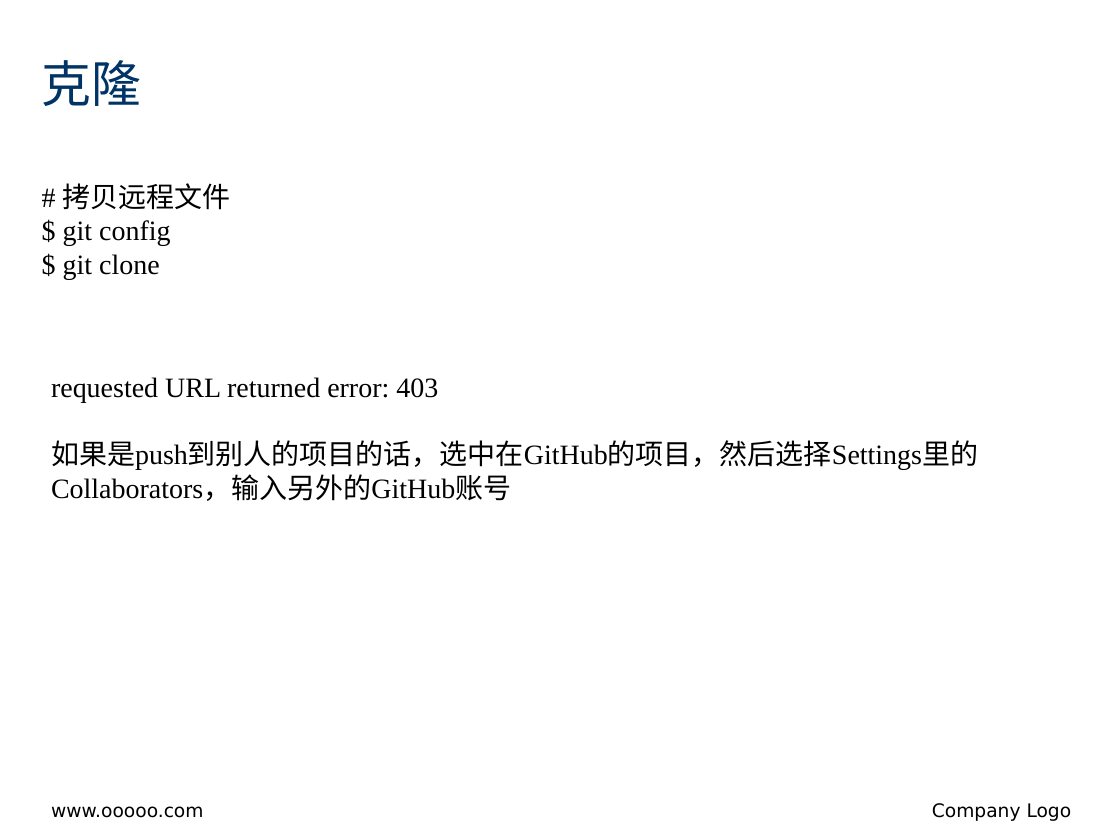
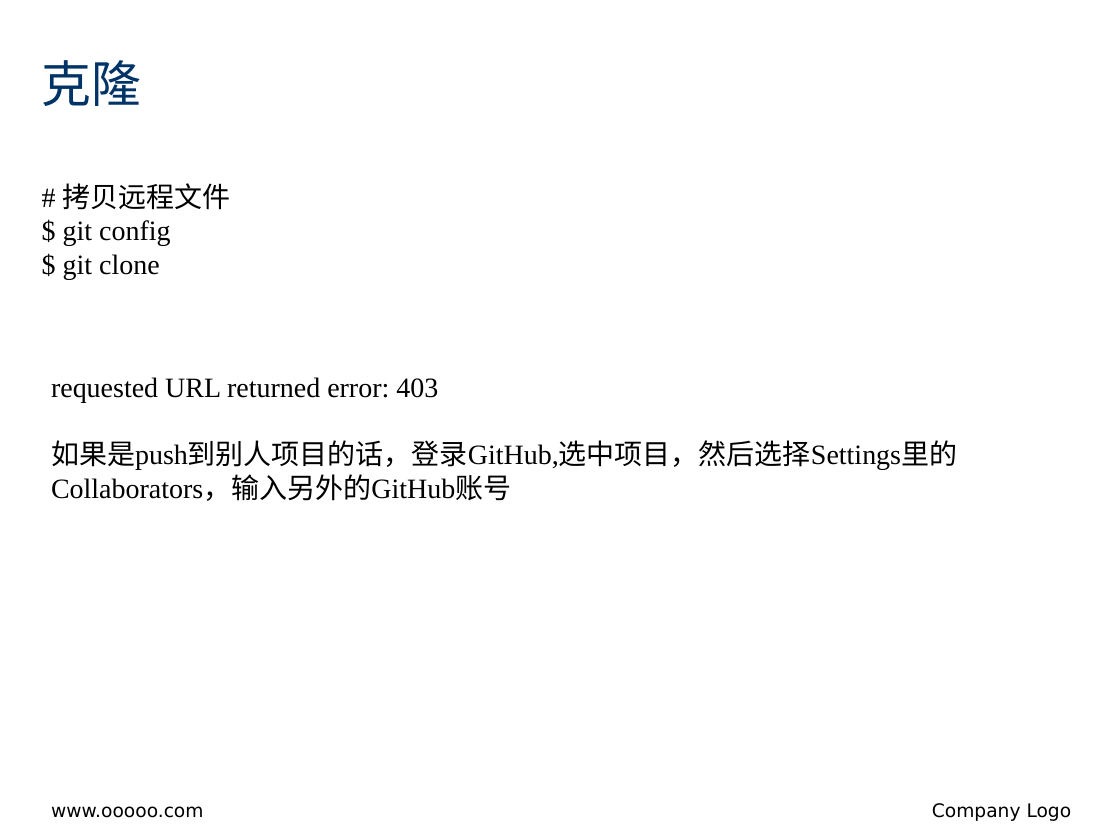
Before and after one commit to jinzhao-china/git.learning, a slide deck: slide 3 of Git Workflow.pptx. Drawn at 1120x840 pixels with LibreOffice and Linux fonts; fonts in the diff are those of the drawing; background and template pictures are left out. Boxes give left, top, right and bottom in pixels: in the first picture for what was removed or moved away, otherwise in the second. Text is boxed around its words. In the diff, an @@ line names an element or a change of style, - is before the commit and + after.

Commit message:
update ppt

```diff
--- a/Git Workflow.pptx
+++ b/Git Workflow.pptx
@@ text at [51, 440, 957, 501]: text changed @@
-如果是push到别人的项目的话，选中在GitHub的项目，然后选择Settings里的Collaborators，输入另外的GitHub账号
+如果是push到别人项目的话，登录GitHub,选中项目，然后选择Settings里的Collaborators，输入另外的GitHub账号
```
